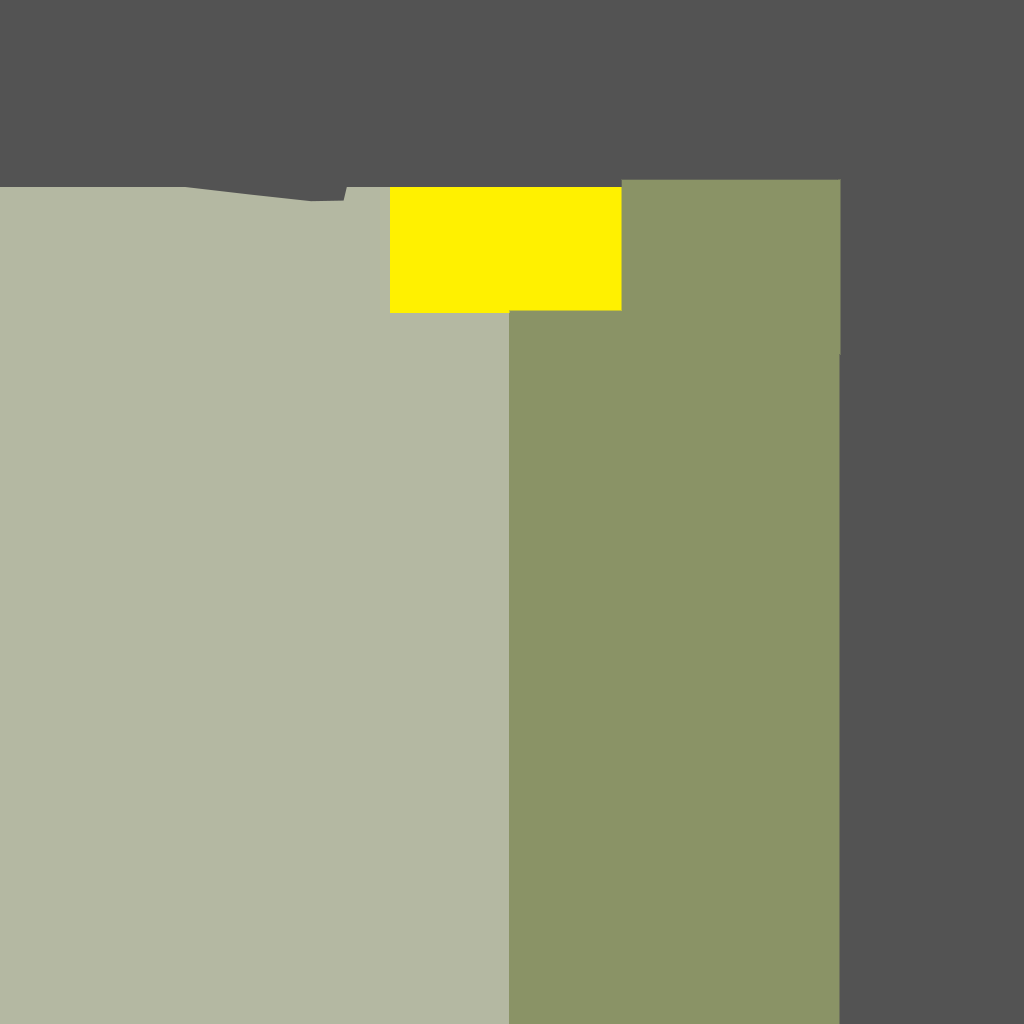
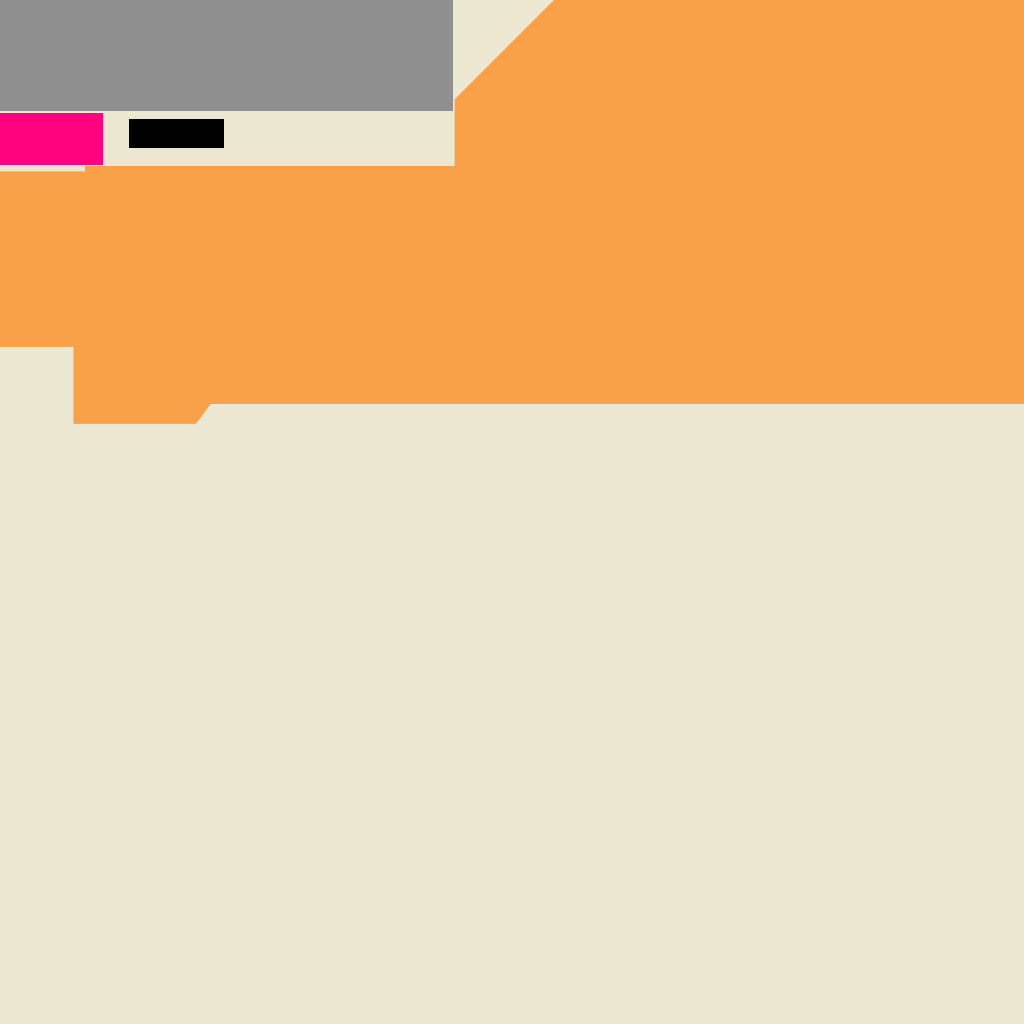
Revision of a layered w=1024, h=1024 image; what changed, layer by layer:
added layer "レイヤー 2" above "レイヤー 1" over bbox(0, 0, 1024, 1024)
hid "レイヤー 1" over bbox(0, 0, 1024, 1024)
